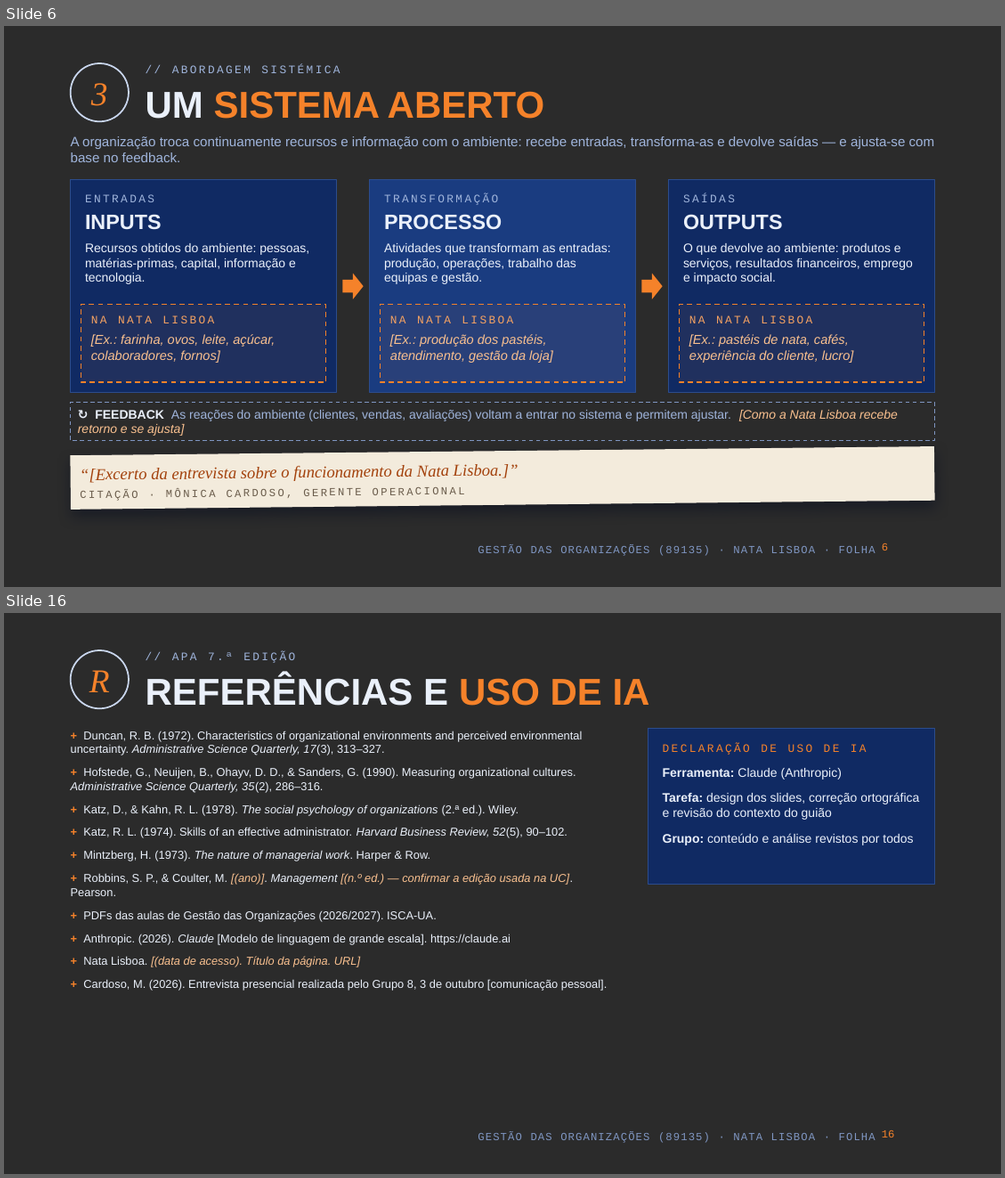
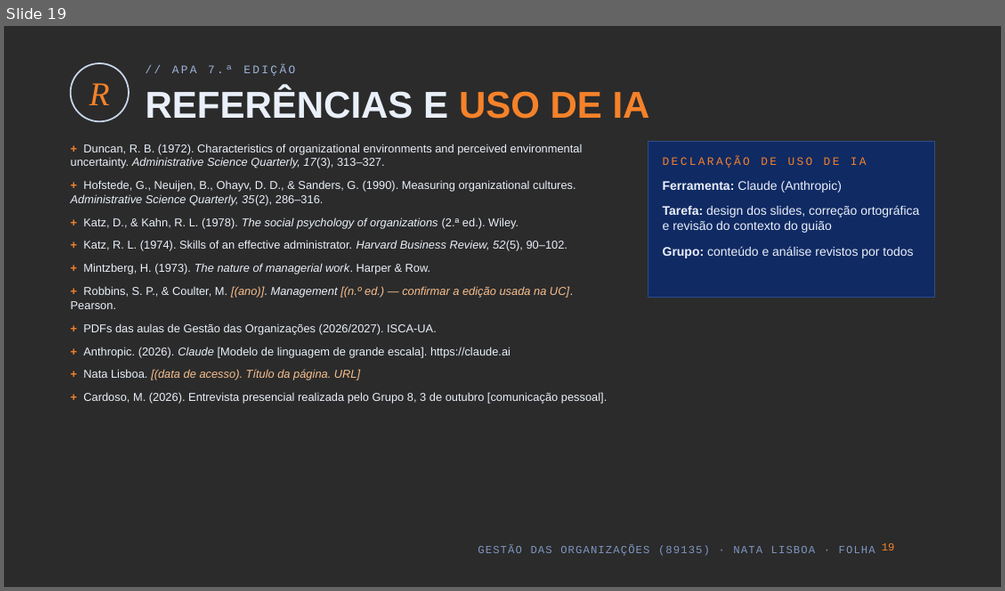
Before and after one commit to kd25gpgdw9-lang/Oceanum, a slide deck: apresentacao-go-89135/Nata_Lisboa_GO_89135.pptx. Shown one above the other, each under a label of ours: slides 6 and 16 before the commit, slide 19 after it; the slides between them are not shown. The pictures are 1005x1178 and 1005x591 pixels, drawn with LibreOffice and Linux fonts; fonts in the diff are those of the drawing; background and template pictures are left out; a plain dark background stands for a picture behind light text. Boxes give left, top, right and bottom in pixels: in the first picture for what was removed or moved away, otherwise in the second. Text is boxed around its words. In the diff, an @@ line names an element or a change of style, - is before the commit and + after.

```diff
--- a/apresentacao-go-89135/Nata_Lisboa_GO_89135.pptx
+++ b/apresentacao-go-89135/Nata_Lisboa_GO_89135.pptx
@@ slide 6 removed at box(4, 26, 1001, 587), background picture (left out); not listed: 1 template element that a slide beside it also shows @@
@@ ellipse removed at box(71, 63, 129, 122) @@
@@ text removed at box(172, 65, 340, 73) @@
-// ABORDAGEM SISTÉMICA
@@ text removed at box(91, 83, 108, 106) @@
-3
@@ title removed at box(146, 91, 544, 119) @@
-UM SISTEMA ABERTO
@@ text removed at box(71, 136, 935, 162) @@
-A organização troca continuamente recursos e informação com o ambiente: recebe entradas, transforma-as e devolve saídas — e ajusta-se com base no feedback.
@@ rectangle removed at box(71, 180, 337, 394) @@
@@ rectangle removed at box(370, 180, 636, 394) @@
@@ rectangle removed at box(669, 180, 935, 394) @@
@@ text removed at box(85, 194, 154, 202) @@
-ENTRADAS
@@ text removed at box(384, 194, 498, 205) @@
-TRANSFORMAÇÃO
@@ text removed at box(683, 194, 735, 202) @@
-SAÍDAS
@@ text removed at box(85, 214, 162, 230) @@
-INPUTS
@@ text removed at box(384, 214, 502, 230) @@
-PROCESSO
@@ text removed at box(683, 214, 783, 230) @@
-OUTPUTS
@@ text removed at box(85, 243, 309, 284) @@
-Recursos obtidos do ambiente: pessoas, matérias-primas, capital, informação e tecnologia.
@@ text removed at box(384, 243, 610, 284) @@
-Atividades que transformam as entradas: produção, operações, trabalho das equipas e gestão.
@@ text removed at box(683, 243, 913, 284) @@
-O que devolve ao ambiente: produtos e serviços, resultados financeiros, emprego e impacto social.
@@ right arrow removed at box(343, 273, 364, 300) @@
@@ right arrow removed at box(642, 273, 663, 300) @@
@@ rectangle removed at box(81, 305, 326, 382) @@
@@ text removed at box(91, 315, 214, 323) @@
-NA NATA LISBOA
@@ rectangle removed at box(380, 305, 625, 382) @@
@@ text removed at box(390, 315, 513, 323) @@
-NA NATA LISBOA
@@ rectangle removed at box(680, 305, 924, 382) @@
@@ text removed at box(689, 315, 812, 323) @@
-NA NATA LISBOA
@@ text removed at box(91, 334, 275, 362) @@
-[Ex.: farinha, ovos, leite, açúcar, colaboradores, fornos]
@@ text removed at box(390, 334, 553, 362) @@
-[Ex.: produção dos pastéis, atendimento, gestão da loja]
@@ text removed at box(689, 334, 854, 362) @@
-[Ex.: pastéis de nata, cafés, experiência do cliente, lucro]
@@ rectangle removed at box(71, 402, 935, 440) @@
-↻ FEEDBACK As reações do ambiente (clientes, vendas, avaliações) voltam a entrar no sistema e permitem ajustar. [Como a Nata Lisboa recebe retorno e se ajusta]
@@ rectangle removed at box(70, 446, 935, 509) @@
-“[Excerto da entrevista sobre o funcionamento da Nata Lisboa.]”
-CITAÇÃO · MÔNICA CARDOSO, GERENTE OPERACIONAL
@@ page number removed at box(882, 543, 888, 550) @@
-6
@@ what was slide 16 is now slide 19 @@
@@ page number at box(882, 543, 895, 550): text changed @@
-16
+19
```
Also in this commit, not shown: 12 slides changed, 5 slides added, 1 other slide removed, 4 other files.
